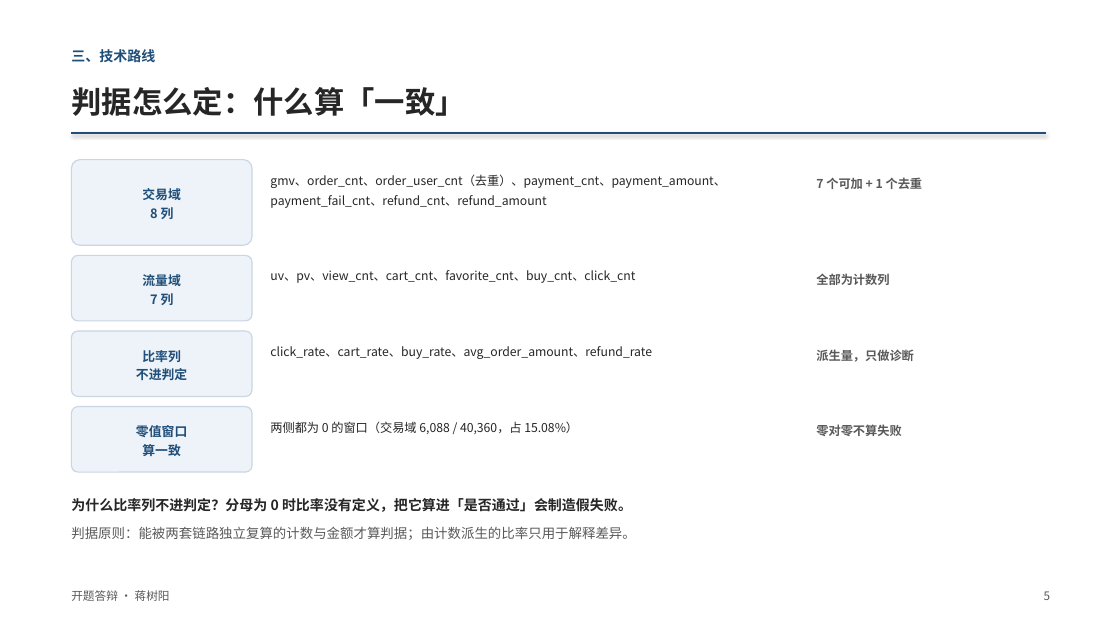
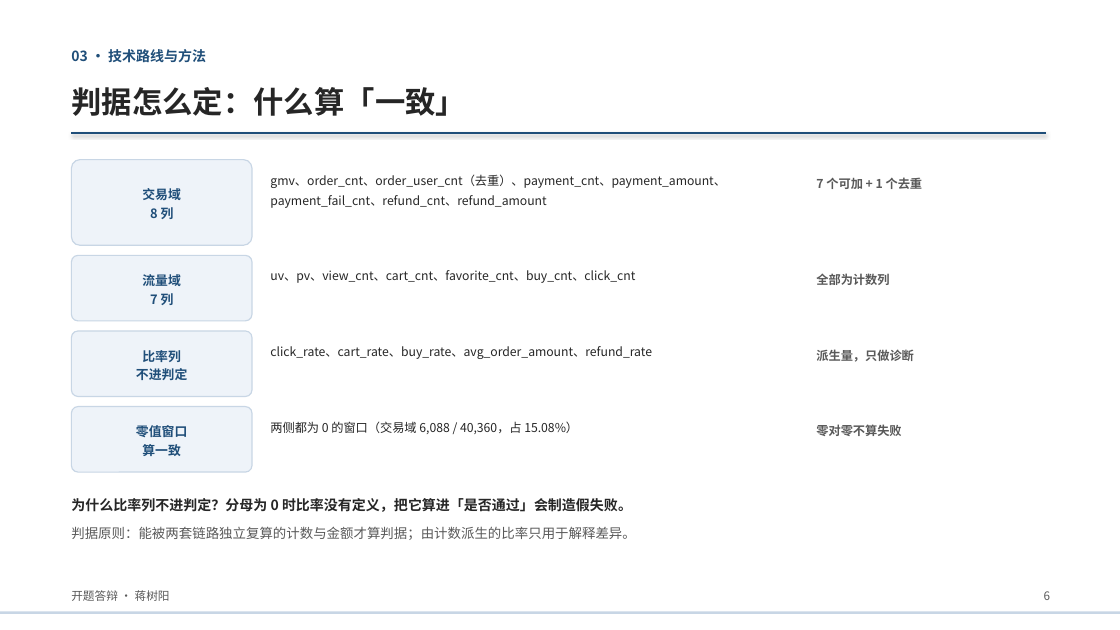
Before and after one commit to suntree-j/dsh-workspace, a slide deck: slide 6 of intelligent-data-platform/docs/thesis/答辩材料/开题答辩_蒋树阳.pptx (slide 5 before the commit). Drawn at 1120x630 pixels with LibreOffice and Linux fonts; fonts in the diff are those of the drawing. Boxes give left, top, right and bottom in pixels: in the first picture for what was removed or moved away, otherwise in the second. Text is boxed around its words. In the diff, an @@ line names an element or a change of style, - is before the commit and + after.

Commit message:
docs(defense): PPT 参照校内模板补目录页与致谢页，新增项目技术讲解十二讲

```diff
--- a/intelligent-data-platform/docs/thesis/答辩材料/开题答辩_蒋树阳.pptx
+++ b/intelligent-data-platform/docs/thesis/答辩材料/开题答辩_蒋树阳.pptx
@@ text at box(71, 49, 206, 63): text changed @@
-三、技术路线
+03 · 技术路线与方法
@@ text at box(1044, 591, 1050, 600): text changed @@
-5
+6
@@ rectangle added at box(0, 612, 1120, 614), fill #C8D6E5 @@
```
Also in this commit, not shown: 7 other slides changed, 2 slides added, 3 other files.
